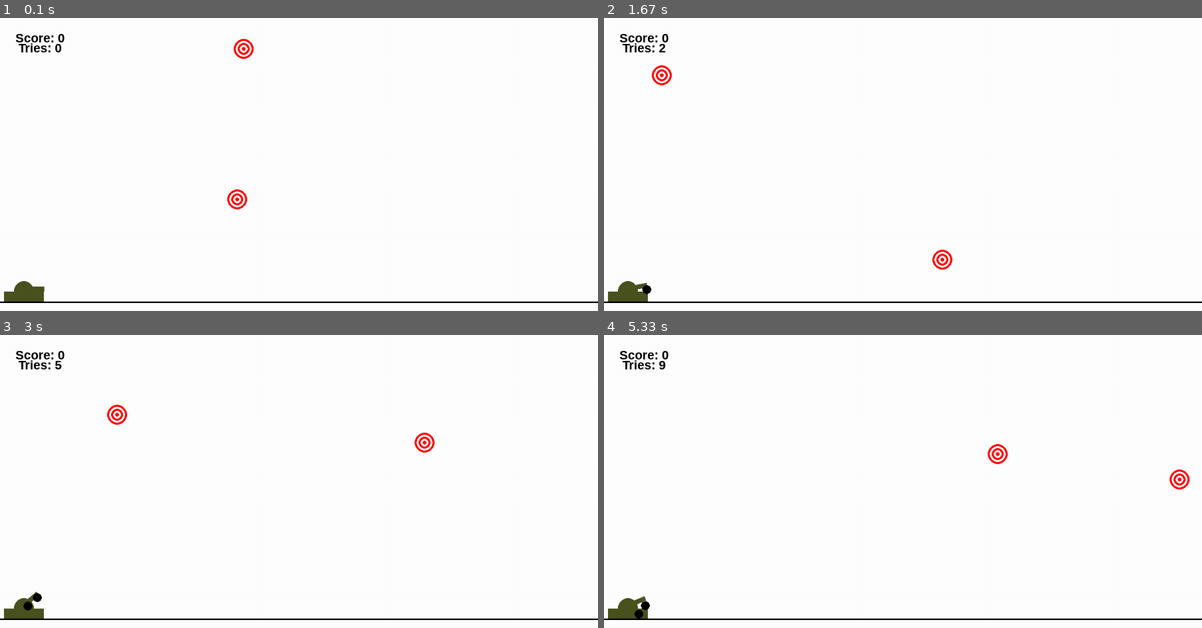
Above: before the commit, frames 1-4 (two rows, left to right).
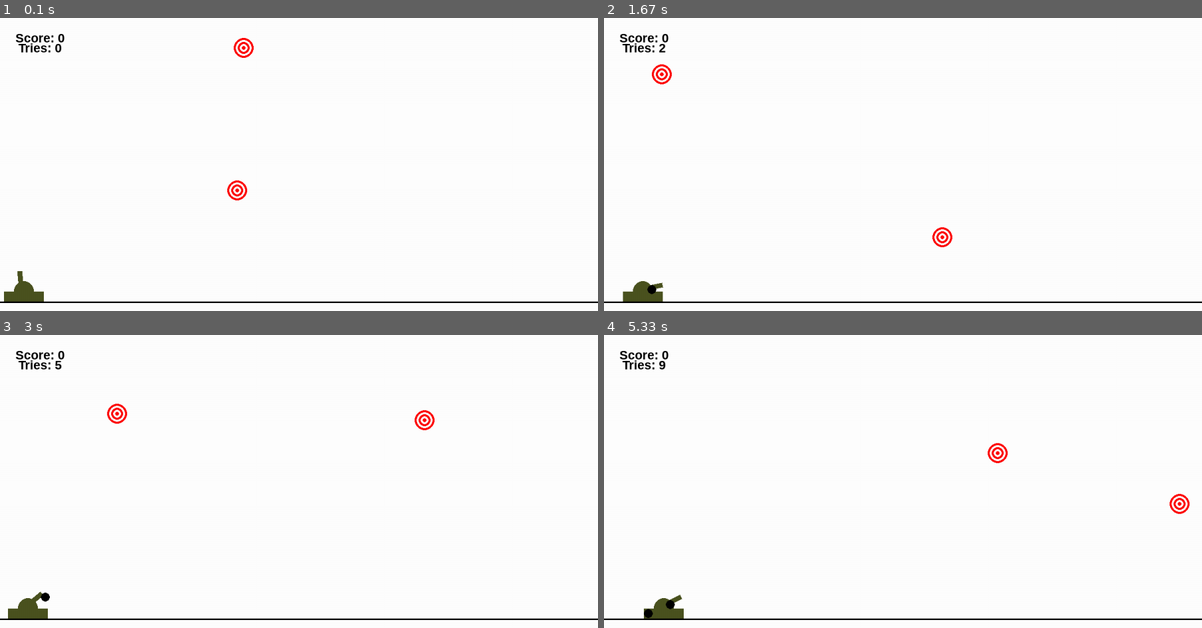
Above: after the commit, the same moments.

Repository: gnorayr/infa_2020_Gevorgyan
Game: pygame game, started from Lab 8 Cannon/Zibil.py
Same seed, same stepped clock (60 frames per second), same inputs: the game is played once before the commit and once after it.
Inputs (mouse positions are in pixels of both pictures, inside the frame that each line leads up to):
- Up to frame 1 (0.1 s): no input
- Up to frame 2 (1.67 s): hold A 0.33-0.8 s; hold Right 0.33-0.8 s; move the mouse to (879, 182) at 0.37 s; press the mouse at (1124, 272) at 0.87 s; move the mouse to (1046, 231) at 0.97 s; release the mouse at (974, 193) at 1.1 s; hold D 1.17-1.63 s; click (944, 228) at 1.25 s
- Up to frame 3 (3 s): hold Right 1.67-2.13 s; click (322, 581) at 1.75 s; hold A 2.17-2.7 s; click (101, 373) at 2.25 s; hold Left from 2.73 s (still down); click (227, 440) at 2.82 s
- Up to frame 4 (5.33 s): release Left at 3.13 s; hold D 3.17-3.8 s; click (879, 414) at 3.25 s; hold Left 3.83-4.3 s; click (1130, 376) at 3.92 s; hold D 4.33-4.8 s; click (807, 387) at 4.42 s; hold Right 4.83-5.3 s; click (849, 513) at 4.92 s

The runs differ from the first frame. In frame 1, 0.4% of the frame differs, in the area x 2-43%, y 6-94%; in frame 2, 0.8%; in frame 3, 0.6%; in frame 4, 1.1%, in the area x 0-98%, y 36-97%.

Commit message:
Update Zibil.py

Diff:
--- a/Lab 8 Cannon/Zibil.py
+++ b/Lab 8 Cannon/Zibil.py
@@ -1,7 +1,7 @@
 import pygame
 from pygame.draw import *
 from random import randint as ran
-from math import sin, cos, atan, pi
+from math import sin, cos, acos, pi
 
 from my_colors import *
 
@@ -50,6 +50,7 @@
         self.r = start_side / 2
         self.x = x
         self.y = y - self.r - 2
+        self.v = 1.1
         self.width = width
         self.side_v = start_side / 75
         self.angle = 0
@@ -64,10 +65,10 @@
                                      (self.x + self.width * sin(self.angle),
                                       self.y - self.width * cos(self.angle))])
 
-    def move(self):
+    def muzzle_move(self):
         mouse_x, mouse_y = pygame.mouse.get_pos()
-        if mouse_x - self.x > 0 > mouse_y - self.y:
-            self.angle = atan((mouse_y - self.y) / (mouse_x - self.x))
+        if 0 > mouse_y - self.y:
+            self.angle = -acos((mouse_x - self.x) / ((mouse_y - self.y) ** 2 + (mouse_x - self.x) ** 2) ** 0.5)
 
         if pygame.mouse.get_pressed(3)[0]:
             self.side += self.side_v
@@ -78,6 +79,13 @@
 
         else:
             self.side = self.start_side
+
+    def move(self):
+        key = pygame.key.get_pressed()
+        if key[pygame.K_RIGHT] or key[pygame.K_d]:
+            self.x += self.v
+        if key[pygame.K_LEFT] or key[pygame.K_a]:
+            self.x -= self.v
 
 
 class Bullet:
@@ -113,7 +121,7 @@
 
 
 class Target:
-    def __init__(self, top=0, bottom=screen_y, left=0, right=screen_x):
+    def __init__(self, bottom=screen_y, top=0, left=0, right=screen_x):
         self.color = RED
         self.r = ran(20, 25)
         self.right = right - self.r
@@ -157,27 +165,27 @@
 score = 0
 ground = Ground()
 cannon = Cannon(40, y=ground.y)
-target_1, target_2 = Target(), Target()
-target_list = [target_1, target_2]
+target_list = [Target(ground.y) for i in range(2)]
 bullet = []
 while not finished:
     clock.tick(FPS)
     ground.draw()
     cannon.move()
     cannon.draw()
+    cannon.muzzle_move()
     score_count()
     tries_count()
     for unit in bullet:
         unit.move()
         unit.draw()
-    for one in target_list:
-        one.draw()
-        one.move()
+    for target in target_list:
+        target.draw()
+        target.move()
         for bul in bullet:
-            if one.is_touching(bul):
+            if target.is_touching(bul):
+                target_list.remove(target)
+                target_list.append(Target(ground.y))
                 bullet = []
-                target_1, target_2 = Target(), Target()
-                target_list = [target_1, target_2]
                 score += 1
 
     for event in pygame.event.get():
